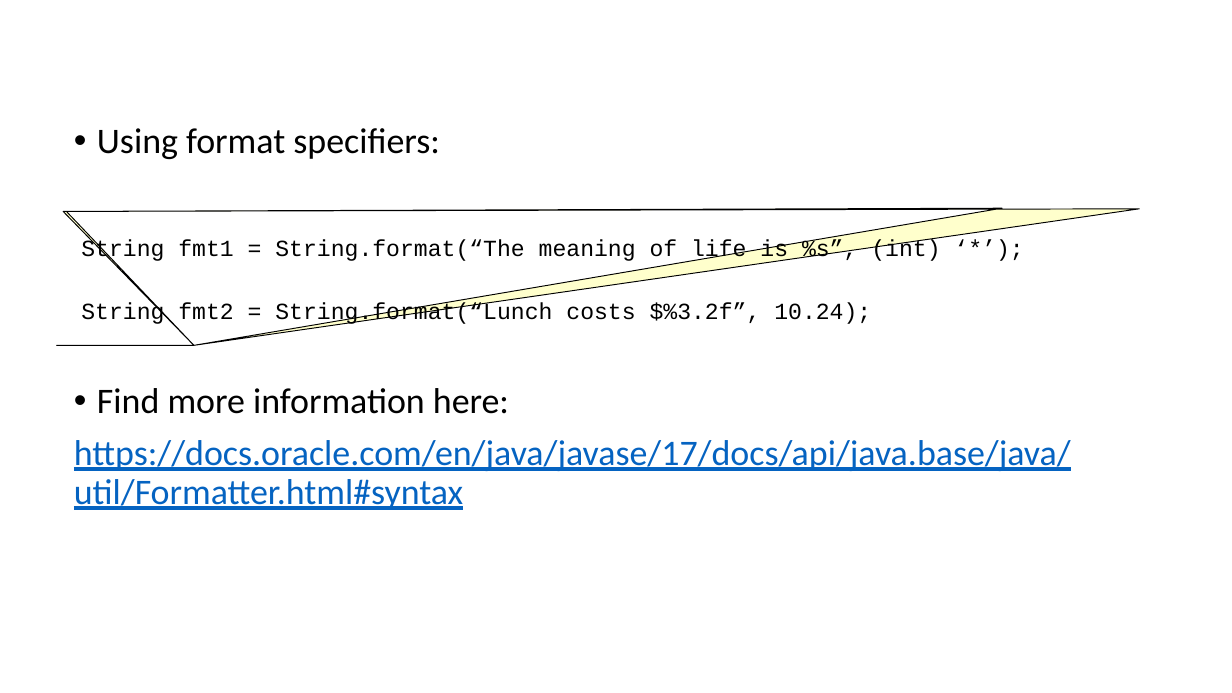
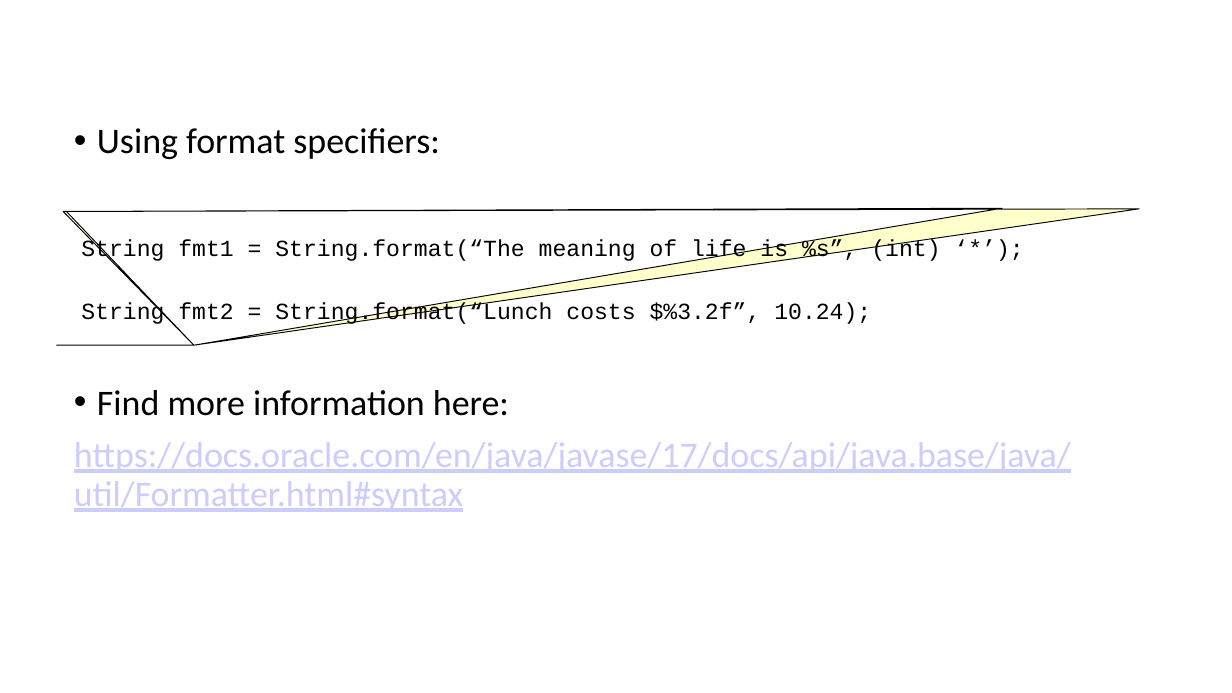
Before and after one commit to gmierzwinski/gmierzwinski.github.io, a slide deck: slide 4 of bishops/cs321/resources/CS321_Lecture_03B.ppt. Drawn at 1232x693 pixels with LibreOffice and Linux fonts; fonts in the diff are those of the drawing; background and template pictures are left out. Boxes give left, top, right and bottom in pixels: in the first picture for what was removed or moved away, otherwise in the second. Text is boxed around its words. In the diff, an @@ line names an element or a change of style, - is before the commit and + after.

```diff
--- a/bishops/cs321/resources/CS321_Lecture_03B.ppt
+++ b/bishops/cs321/resources/CS321_Lecture_03B.ppt
@@ text "Using format specifiers:" at box(74, 128, 1071, 512): text colour #0563C1 to #CCCCFF in "https://docs.oracle.com/en/java/javase/17/docs/api/java.base ..." @@
@@ freeform shape at box(56, 208, 1139, 345): outline redrawn @@
```
Also in this commit, not shown: 11 other slides changed, 1 other file.
